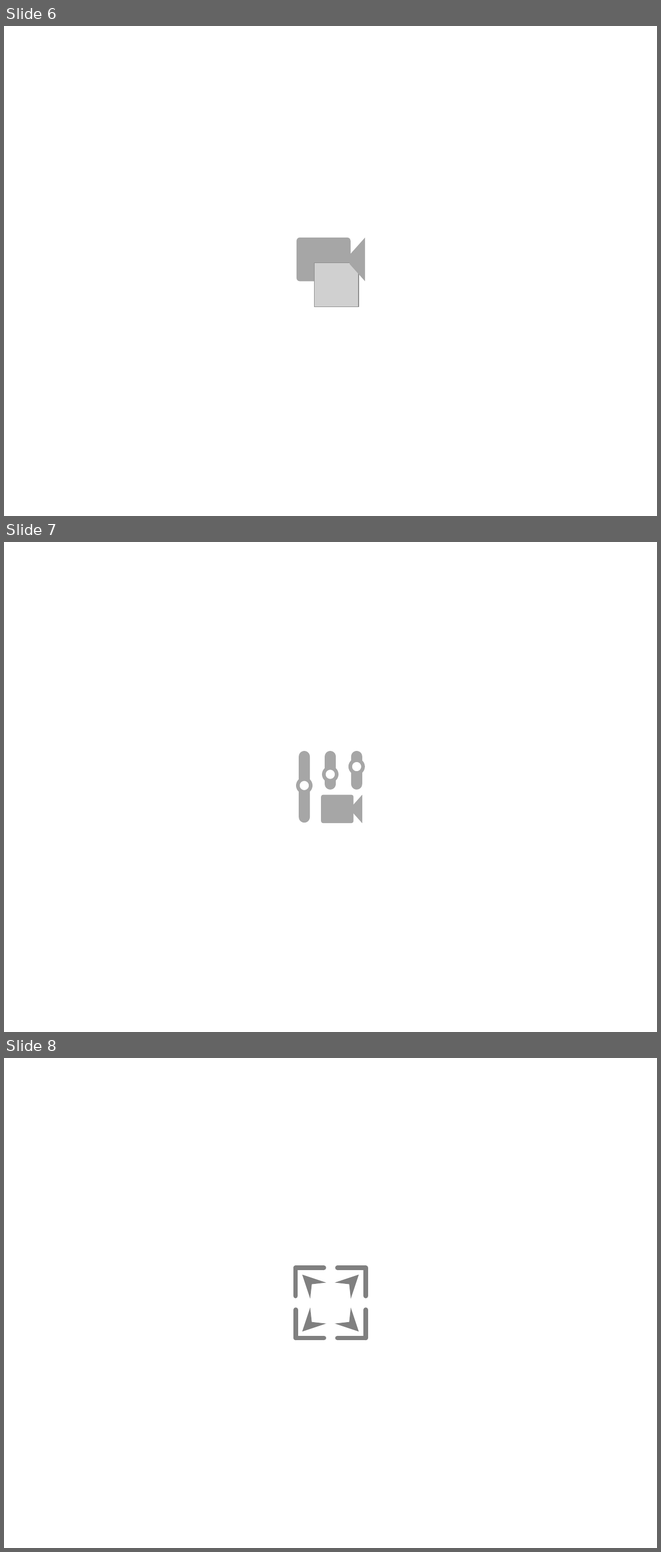
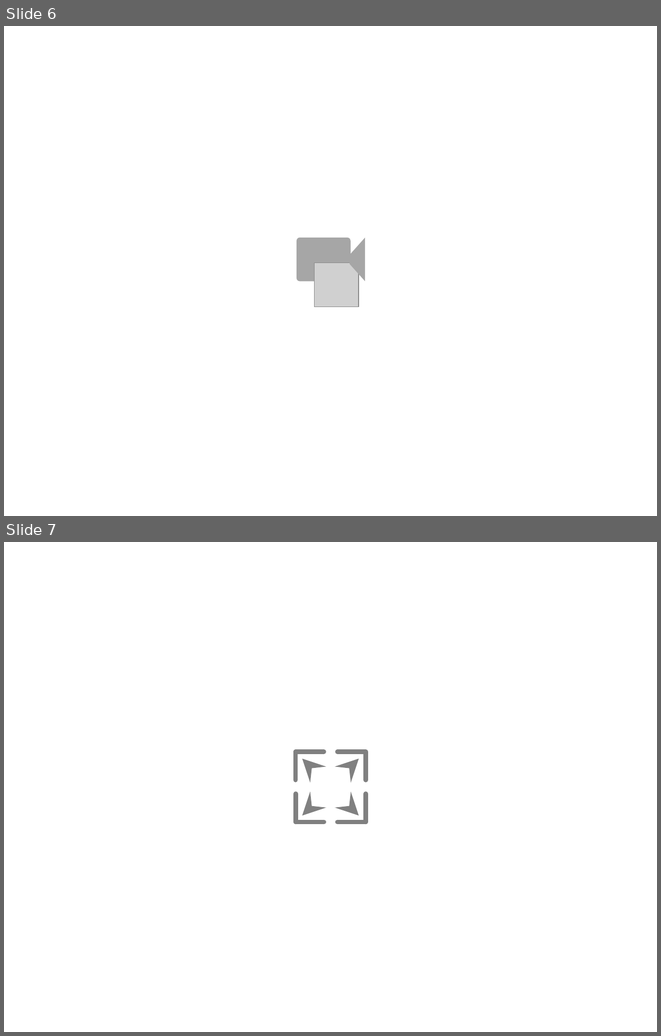
Before and after one commit to YinshengGuo/WinduVision, a slide deck: icons/icons.pptx. Shown one above the other, each under a label of ours: slides 6, 7 and 8 before the commit, slides 6 and 7 after it. The pictures are 661x1552 and 661x1036 pixels, drawn with LibreOffice and Linux fonts; fonts in the diff are those of the drawing; grey boxes stand for pictures. Boxes give left, top, right and bottom in pixels: in the first picture for what was removed or moved away, otherwise in the second. Text is boxed around its words. In the diff, an @@ line names an element or a change of style, - is before the commit and + after.

```diff
--- a/icons/icons.pptx
+++ b/icons/icons.pptx
@@ slide 7 removed at <box>4,542,657,1032</box>, background #FFFFFF @@
@@ rounded rectangle removed at <box>299,751,310,823</box> @@
@@ rounded rectangle removed at <box>325,751,336,790</box> @@
@@ ellipse removed at <box>350,760,363,773</box> @@
@@ rounded rectangle removed at <box>351,751,362,790</box> @@
@@ ellipse removed at <box>298,779,311,792</box> @@
@@ ellipse removed at <box>324,768,337,781</box> @@
@@ rounded rectangle removed at <box>321,795,354,823</box> @@
@@ trapezoid removed at <box>353,795,362,823</box> @@
@@ what was slide 8 is now slide 7 @@
```
Also in this commit, not shown: 2 slides added, 1 other slide removed, 12 other files.
